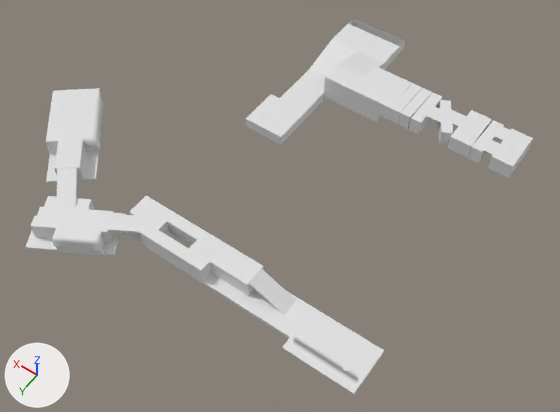
Two versions of the FBX model Content/Placeable/RoadModule/D3/D3_MapBaked.fbx, one commit apart.
Both versions are drawn from a 50 mm lens placed at (-17.9, 96.4, 98.7), pointed at (30.0, 29.3, -6.6). Arrows for +X, +Y and +Z are at lower left; the lights stay in place. Where no turn or scale is listed for an object, it has been applied to the vertices. Vertices at the same position are counted once.

Objects in the first picture: 'object_merge10'.
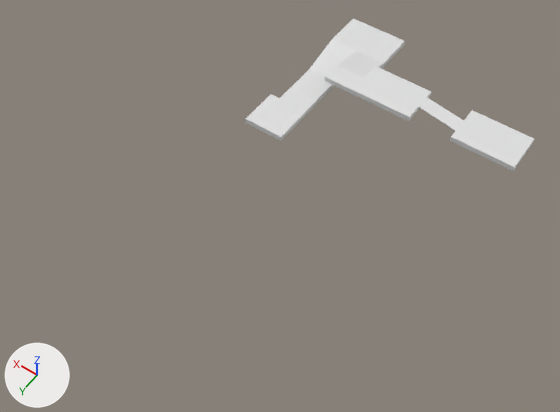
Diff of the bpy script that builds the scene:
```diff
--- a/Content/Placeable/RoadModule/D3/D3_MapBaked.fbx.py
+++ b/Content/Placeable/RoadModule/D3/D3_MapBaked.fbx.py
@@ me_object_merge10 @@
 # used by ob_object_merge10; location = (0.0, 0.0, 0.0)
-me_object_merge10.from_pydata(...)  # 3442 vertices, 2943 faces; spans x 0.0..71.3, y -15.7..63.0, z -6.1..5.2
+me_object_merge10.from_pydata(...)  # 969 vertices, 807 faces; spans x -0.3..45.9, y -15.7..18.0, z -5.1..0.0
+# me_object_merge10 part 1: the loose piece of 9 vertices spanning x 40.1..42.9, y -13.3..-10.4, z -2.1 is moved by (0.0, -1.1, 0.0)
+# me_object_merge10 part 2: 16 loose pieces with 1848 vertices, spanning x 0.0..71.3, y -3.5..63.0, z -0.5..5.2, are deleted
+# me_object_merge10 part 3: 64 vertices moved from x 5.5..23.9, y -4.0..4.0, z -3.0..0.0 to x 3.7..22.9, y -4.0..4.0, z -1.0..0.0; 878 vertices removed from x 0.0..45.9, y -15.7..18.0, z -6.1..0.0; 199 vertices added at x -0.3..42.9, y -14.7..4.0, z -5.1..0.0
 me_object_merge10.materials.append(mat_masked)
```

Changed parts and their boxes (x1, y1, x2, y2) in the pictures (560 x 412 px; the box of a moved part takes in the faces that stretch with it):
'object_merge10', reshaped (43% narrower, 59% shorter): before (25, 18, 533, 393); after (245, 18, 534, 171)
part 1 of me_object_merge10, moved or reshaped: before (347, 29, 359, 36); after (350, 26, 362, 33)
part 2 of me_object_merge10, deleted: before (25, 88, 514, 393)
part 3 of me_object_merge10, cut back: before (246, 23, 533, 178); after (324, 18, 534, 171)
